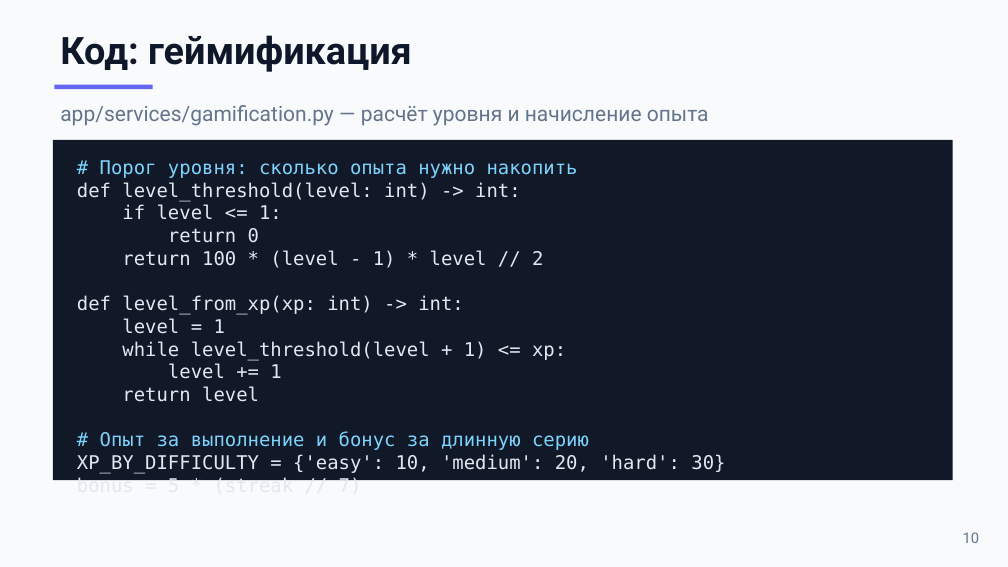
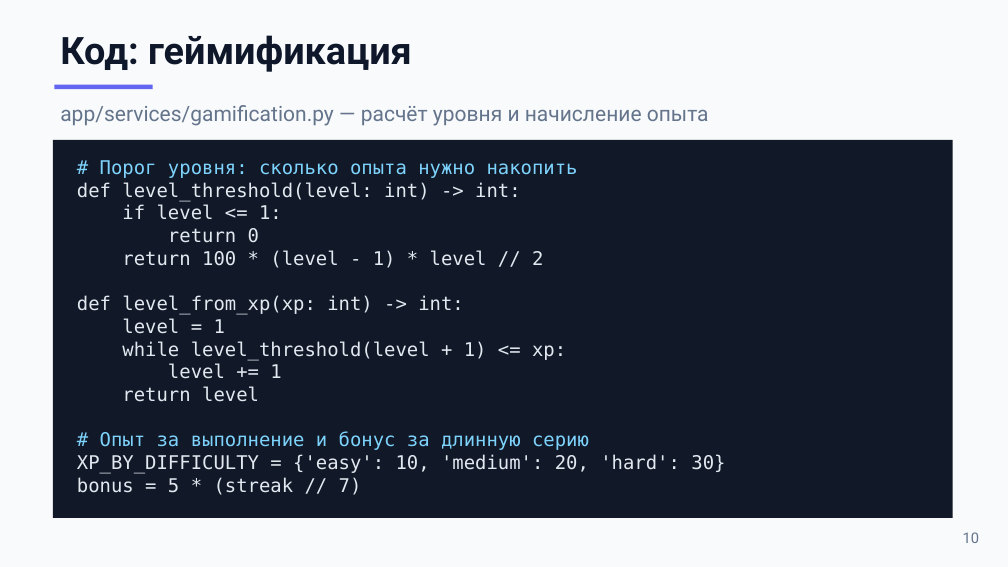
Before and after one commit to sacura1337/habitquest, a slide deck: slide 10 of docs/Презентация_HabitQuest.pptx. Drawn at 1008x567 pixels with LibreOffice and Linux fonts; fonts in the diff are those of the drawing. Boxes give left, top, right and bottom in pixels: in the first picture for what was removed or moved away, otherwise in the second. Text is boxed around its words. In the diff, an @@ line names an element or a change of style, - is before the commit and + after.

```diff
--- a/docs/Презентация_HabitQuest.pptx
+++ b/docs/Презентация_HabitQuest.pptx
@@ rectangle: place and size @@
-rectangle at [53, 140, 953, 480]
+rectangle at [53, 140, 953, 518]
@@ text "# Порог уровня: сколько опыта ..." rewrapped from [77, 160, 725, 474] to [77, 160, 725, 495] @@
```
Also in this commit, not shown: 7 other slides changed.
